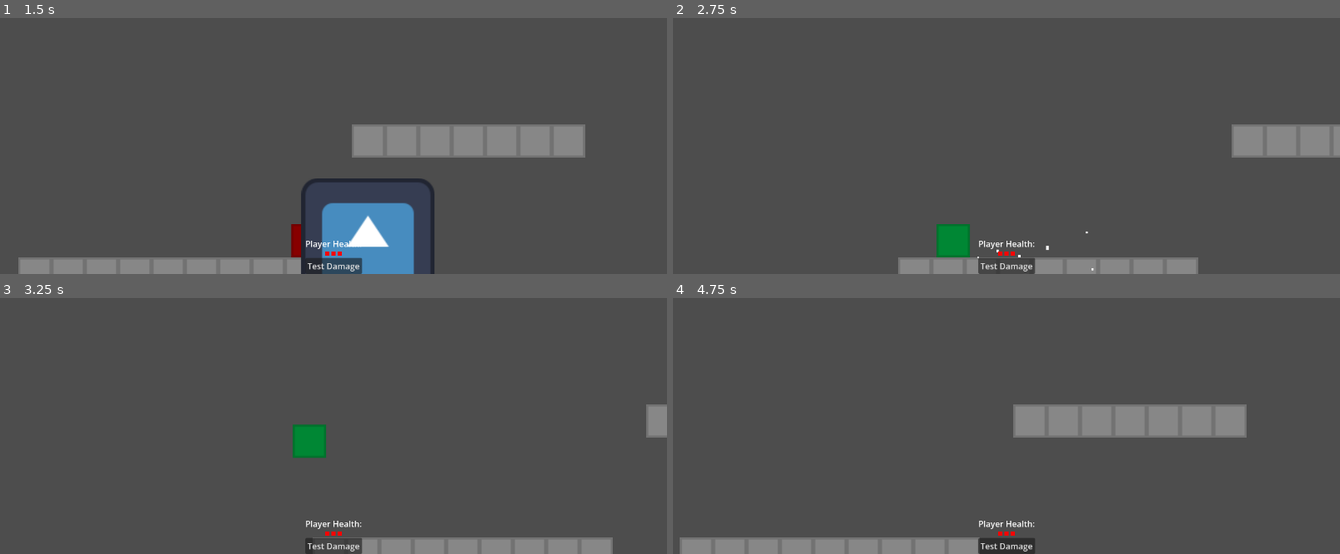
Above: before the commit, frames 1-4 (two rows, left to right).
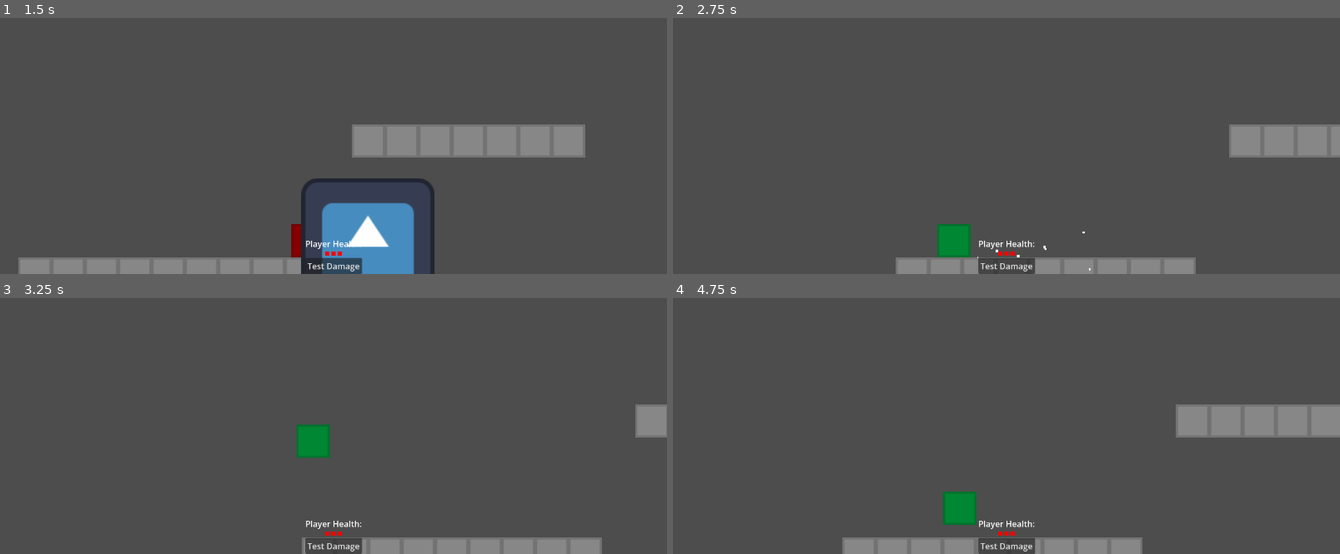
Above: after the commit, the same moments.

Repository: JumbledOne/RPHGameProject
Game: Godot game, scene res://scenes/game_scene/game_scene.tscn
Same seed, same stepped clock (60 frames per second), same inputs: the game is played once before the commit and once after it. The engine's default icon, where the game draws it, is replaced by a stand-in: a white triangle on a blue panel in a dark square.
Inputs:
- Up to frame 1 (1.5 s): hold I (ability) 0.53-1.28 s; hold D (right) from 0.53 s (still down); tap Space (jump) at 0.77 s; tap E (attack) at 1.35 s
- Up to frame 2 (2.75 s): tap Space (jump) at 1.52 s; release D (right) at 2.03 s; hold A (left) from 2.03 s (still down); hold I (ability) from 2.03 s (still down)
- Up to frame 3 (3.25 s): release A (left) at 2.78 s; release I (ability) at 2.78 s; hold D (right) from 2.78 s (still down); tap E (attack) at 2.85 s; tap Space (jump) at 3.02 s
- Up to frame 4 (4.75 s): hold I (ability) 3.53-4.28 s; tap Space (jump) at 3.77, 4.52 s; release D (right) at 4.28 s; hold A (left) from 4.28 s (still down); tap E (attack) at 4.35 s

Frame 1 is identical in both runs. In frame 2, 0.2% of the frame differs, in the area x 33-84%, y 41-100%; in frame 3, 0.5%; in frame 4, 8.3%, in the area x 1-100%, y 41-100%.

Commit message:
Refactored movement logic so that the acceleration now works correctly

Diff:
--- a/src/scripts/entity/platformer_entity.gd
+++ b/src/scripts/entity/platformer_entity.gd
@@ -59,23 +59,16 @@
 	if _last_on_floor < MAX_TRACKED_TIME:
 		_last_on_floor += delta
 
-	# Movement
-	var speed: float = sprint_speed if _is_sprinting else walk_speed
-	var max_acceleration: float = _sprint_acceleration if _is_sprinting else _walk_acceleration
-
-	# Find acceleration
-	var target_vel_x: float = horizontal_movement * speed
-	var acceleration: float = target_vel_x - velocity.x
-	acceleration *= max_acceleration
-	acceleration = min(abs(acceleration), max_acceleration) * sign(acceleration) # Clamps acceleration
-
 	# Check if held jumped for too long
 	if _has_jumped:
 		if _last_jump_time > max_jump_time:
 			release_jump()
 
-	# Apply acceleration
-	velocity.x += acceleration * delta
+	# Movement
+	var speed: float = sprint_speed if _is_sprinting else walk_speed
+	var target_vel_x: float = horizontal_movement * speed
+	var acceleration: float =  _sprint_acceleration if _is_sprinting else _walk_acceleration
+	velocity.x = move_toward(velocity.x, target_vel_x, acceleration * delta)
 
 	# Gravity
 	velocity.y = min(velocity.y + gravity * delta * _gravity_factor, max_fall_speed)
